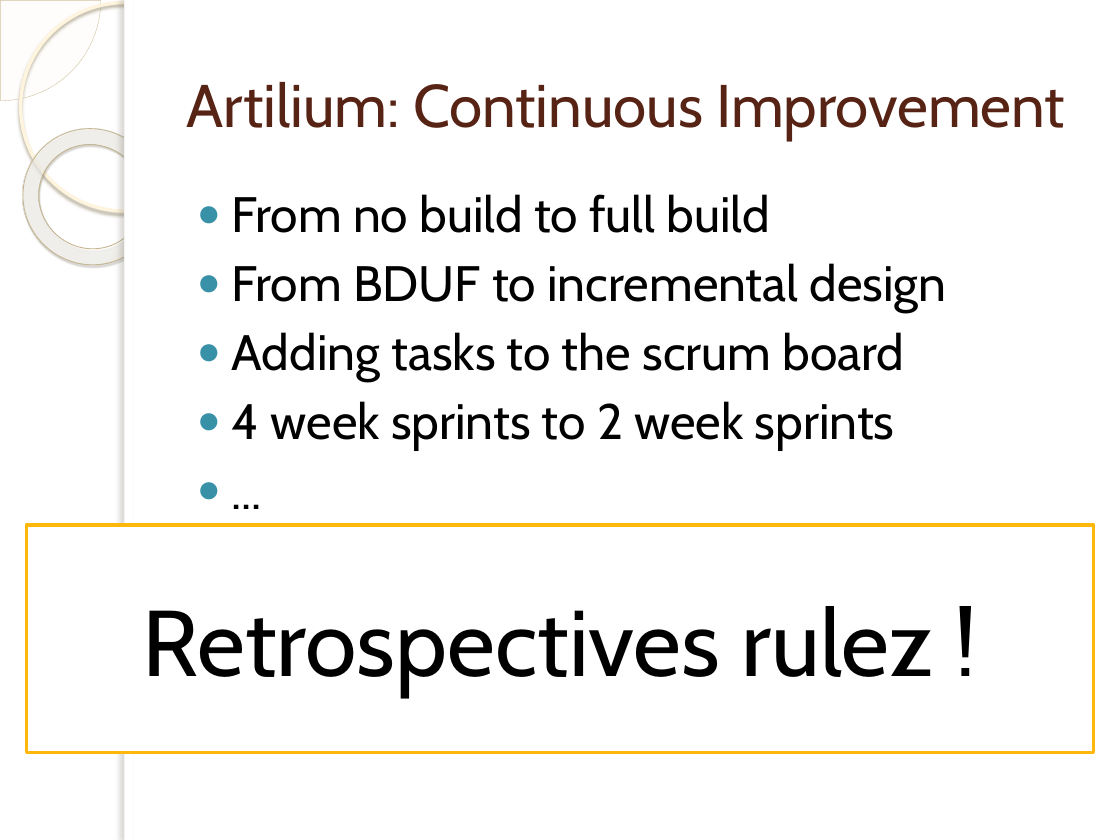
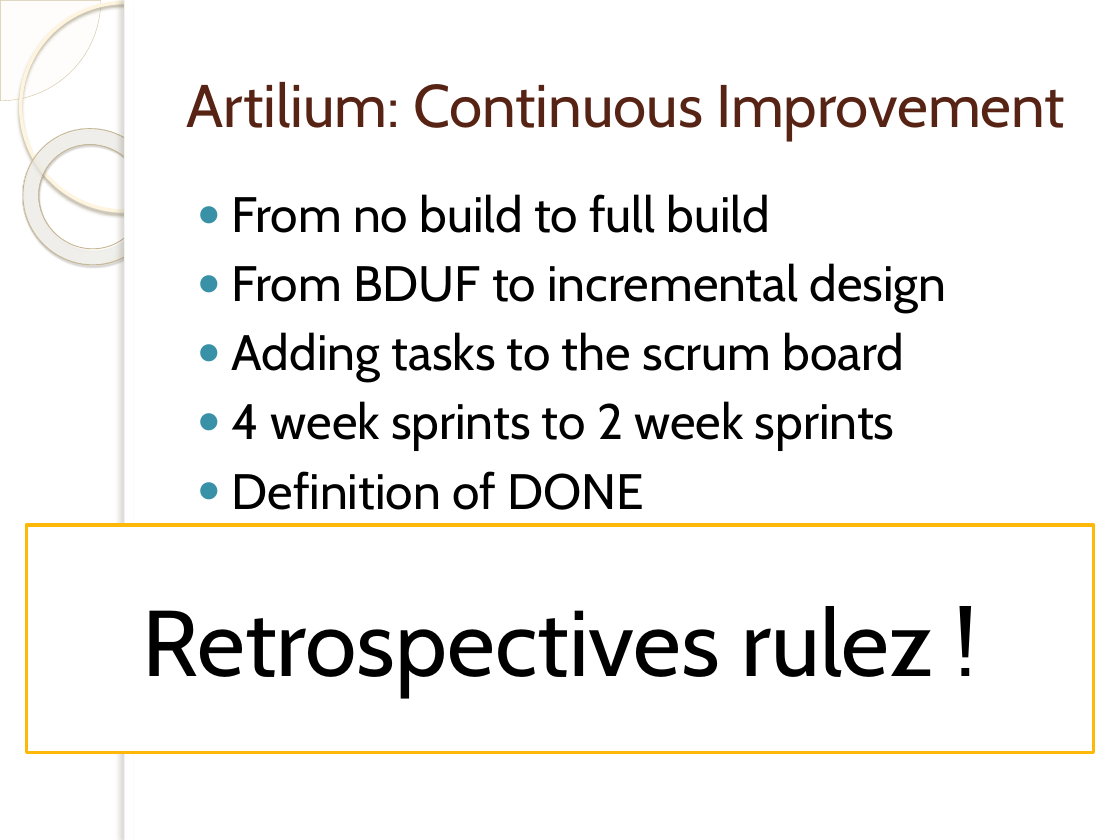
Before and after one commit to michelgrootjans/foresee, a slide deck: slide 12 of Agile.net/Artilium.pptx (slide 10 before the commit). Drawn at 1120x840 pixels with LibreOffice and Linux fonts; fonts in the diff are those of the drawing; background and template pictures are left out. Boxes give left, top, right and bottom in pixels: in the first picture for what was removed or moved away, otherwise in the second. Text is boxed around its words. In the diff, an @@ line names an element or a change of style, - is before the commit and + after.

```diff
--- a/Agile.net/Artilium.pptx
+++ b/Agile.net/Artilium.pptx
@@ text at bbox=[232, 471, 644, 510]: text changed @@
-● ...
+● Definition of DONE
```
Also in this commit, not shown: 2 slides added.
